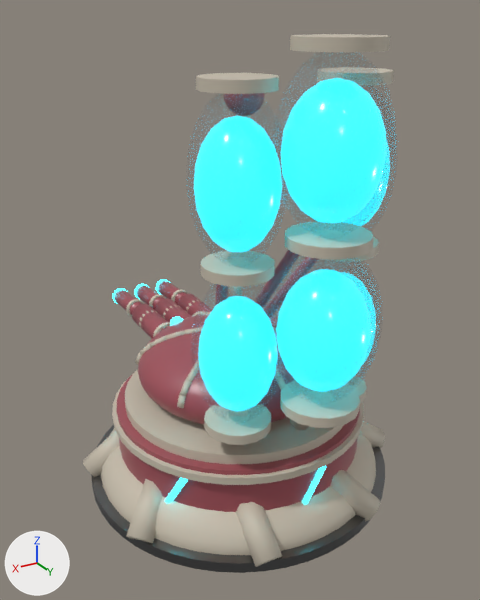
Two versions of the glTF model assets/kit_hd/skins/Machinegoon_T3_Spitter.glb, one commit apart.
Camera for both pictures: a camera (50 mm lens) standing at (3.43, 5.75, 5.09) and looking at (-0.15, -0.21, 2.11). Every picture has the same lights, and +X, +Y and +Z are marked at lower left. The picture after the commit comes second. Where no turn or scale is listed for an object, it has been applied to the vertices. Vertices at exactly the same position are counted once.

The first picture shows 'Machinegoon_T3_Spitter_Base', 'Machinegoon_T3_Spitter_Turret'.
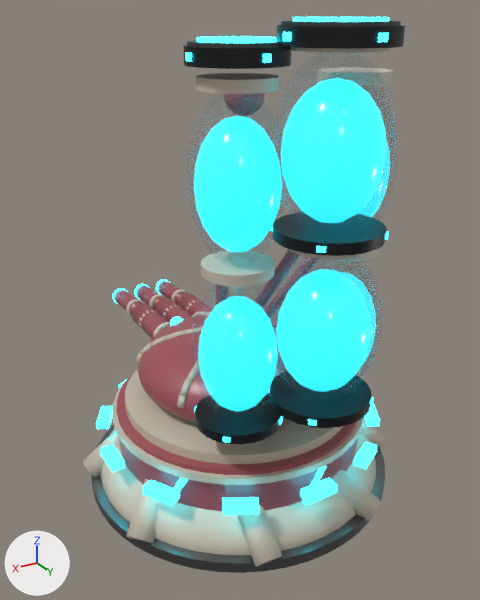
Pixel boxes (x1, y1, x2, y2) of what changed, in the pictures (480 x 600 px):
'Machinegoon_T3_Spitter_Turret', reshaped: before (112, 34, 398, 464); after (112, 17, 405, 464)
part 1 of me_machinegoon_t3_spitter_base, added (cyan): after (100, 444, 125, 472)
part 2 of me_machinegoon_t3_spitter_base, added (cyan): after (300, 478, 338, 504)
part 3 of me_machinegoon_t3_spitter_base, added: after (96, 379, 380, 515)
part 4 of me_machinegoon_t3_spitter_turret, added: after (187, 41, 281, 48)
part 5 of me_machinegoon_t3_spitter_turret, added: after (270, 378, 372, 428)
part 6 of me_machinegoon_t3_spitter_turret, added: after (273, 214, 387, 256)
part 7 of me_machinegoon_t3_spitter_turret, added: after (183, 45, 291, 69)
part 8 of me_machinegoon_t3_spitter_turret, added: after (195, 399, 281, 445)
part 9 of me_machinegoon_t3_spitter_turret, added: after (283, 32, 291, 41)
part 10 of me_machinegoon_t3_spitter_turret, added: after (378, 33, 389, 42)
part 11 of me_machinegoon_t3_spitter_turret, added: after (185, 52, 192, 61)
part 12 of me_machinegoon_t3_spitter_turret, added: after (263, 54, 272, 63)
part 13 of me_machinegoon_t3_spitter_turret, added: after (197, 17, 405, 49)
part 14 of me_machinegoon_t3_spitter_turret, added (mostly hidden): after (279, 397, 373, 426)
part 15 of me_machinegoon_t3_spitter_turret, added (mostly hidden): after (316, 232, 389, 253)
part 16 of me_machinegoon_t3_spitter_turret, added: after (194, 405, 230, 443)

What changed in the scene script:
```text
Change me_machinegoon_t3_spitter_base:
    remove me_machinegoon_t3_spitter_base.from_pydata(...)  # 1230 vertices, 2356 faces; spans x -1.75..1.75, y -1.75..1.75, z -0.5..1.01
    add me_machinegoon_t3_spitter_base.from_pydata(...)  # 1326 vertices, 2500 faces; spans x -1.75..1.75, y -1.75..1.75, z -0.5..1.01
    me_machinegoon_t3_spitter_base part 1: a new loose piece, a box spanning x 1.499..1.639, y -0.175..0.175, z 0.681..0.771, in mat_os_light_a (cyan #2ee6ff, glowing cyan #2ee6ff)
    me_machinegoon_t3_spitter_base part 2: a new loose piece, a box spanning x -0.175..0.175, y 1.499..1.639, z 0.681..0.771, in mat_os_light_a (cyan #2ee6ff, glowing cyan #2ee6ff)
    me_machinegoon_t3_spitter_base part 3
    32 vertices are added at x -1.51..1.51, y -1.51..1.51, z 0.68
    32 new vertices lie (0.0, 0.0, 0.09) away from vertices in x -1.51..1.51, y -1.51..1.51, z 0.68
    96 new faces join them, mat_os_light_a (cyan #2ee6ff, glowing cyan #2ee6ff)
    other edits to the shape of me_machinegoon_t3_spitter_base do not show in these pictures
Change me_machinegoon_t3_spitter_turret:
    remove me_machinegoon_t3_spitter_turret.from_pydata(...)  # 4302 vertices, 8256 faces; spans x -1.3..1.3, y -2.78..2.0, z 0.92..4.94
    add me_machinegoon_t3_spitter_turret.from_pydata(...)  # 4990 vertices, 9588 faces; spans x -1.3..1.3, y -2.78..2.0, z 0.92..5.07
    me_machinegoon_t3_spitter_turret part 4: a new loose piece, a 24-sided cylinder along z spanning x 0.21..0.99, y 0.61..1.39, z 4.865..4.895, in mat_os_plate (dark grey #525557)
    me_machinegoon_t3_spitter_turret part 5: a new loose piece, a 24-sided cylinder along z spanning x -0.476..0.476, y 1.024..1.976, z 1.75..1.85, in mat_os_dark (dark grey #2c2e30)
    me_machinegoon_t3_spitter_turret part 6: a new loose piece, a 24-sided cylinder along z spanning x -0.476..0.476, y 1.024..1.976, z 3.35..3.45, in mat_os_dark (dark grey #2c2e30)
    me_machinegoon_t3_spitter_turret part 7: a new loose piece, a 24-sided cylinder along z spanning x 0.18..1.02, y 0.58..1.42, z 4.72..4.86, in mat_os_dark (dark grey #2c2e30)
    me_machinegoon_t3_spitter_turret part 8: a new loose piece, a 24-sided cylinder along z spanning x 0.181..1.019, y 0.581..1.419, z 1.45..1.55, in mat_os_dark (dark grey #2c2e30)
    me_machinegoon_t3_spitter_turret part 9: a new loose piece, a box spanning x 0.402..0.492, y 1.463..1.537, z 4.91..4.97, in mat_os_light_a (cyan #2ee6ff, glowing cyan #2ee6ff)
    me_machinegoon_t3_spitter_turret part 10: a new loose piece, a box spanning x -0.037..0.037, y 1.902..1.992, z 4.91..4.97, in mat_os_light_a (cyan #2ee6ff, glowing cyan #2ee6ff)
    me_machinegoon_t3_spitter_turret part 11: a new loose piece, a box spanning x 0.945..1.035, y 0.967..1.033, z 4.765..4.825, in mat_os_light_a (cyan #2ee6ff, glowing cyan #2ee6ff)
    me_machinegoon_t3_spitter_turret part 12: a new loose piece, a box spanning x 0.567..0.633, y 1.345..1.435, z 4.765..4.825, in mat_os_light_a (cyan #2ee6ff, glowing cyan #2ee6ff)
    me_machinegoon_t3_spitter_turret part 13: 288 vertices added at x -0.48..0.91, y 0.69..1.98, z 4.87..5.07
    me_machinegoon_t3_spitter_turret part 14: 48 vertices added at x -0.37..0.38, y 0.67..1.87, z 1.48..1.82
    me_machinegoon_t3_spitter_turret part 15: 32 vertices added at x -0.37..0.37, y 1.13..1.87, z 3.38..3.42
    me_machinegoon_t3_spitter_turret part 16: 16 vertices added at x 0.82..0.93, y 0.67..1.33, z 1.48..1.52
    other edits to the shape of me_machinegoon_t3_spitter_turret do not show in these pictures
    add me_machinegoon_t3_spitter_turret.materials.append(mat_os_plate)  # dark grey #525557
    add me_machinegoon_t3_spitter_turret.materials.append(mat_os_dark)  # dark grey #2c2e30
```
